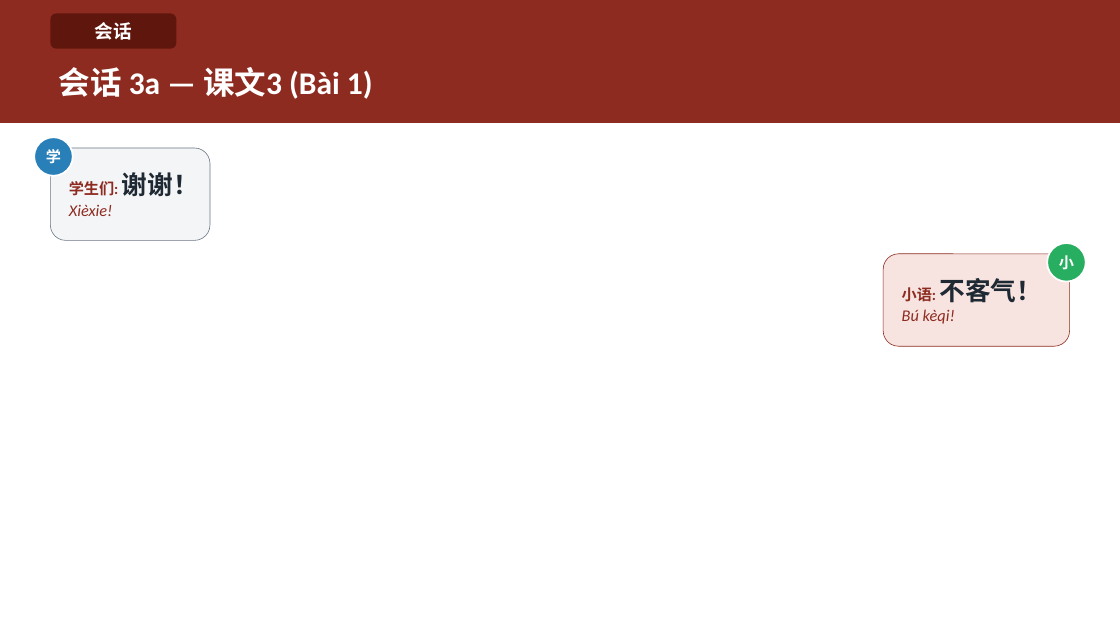
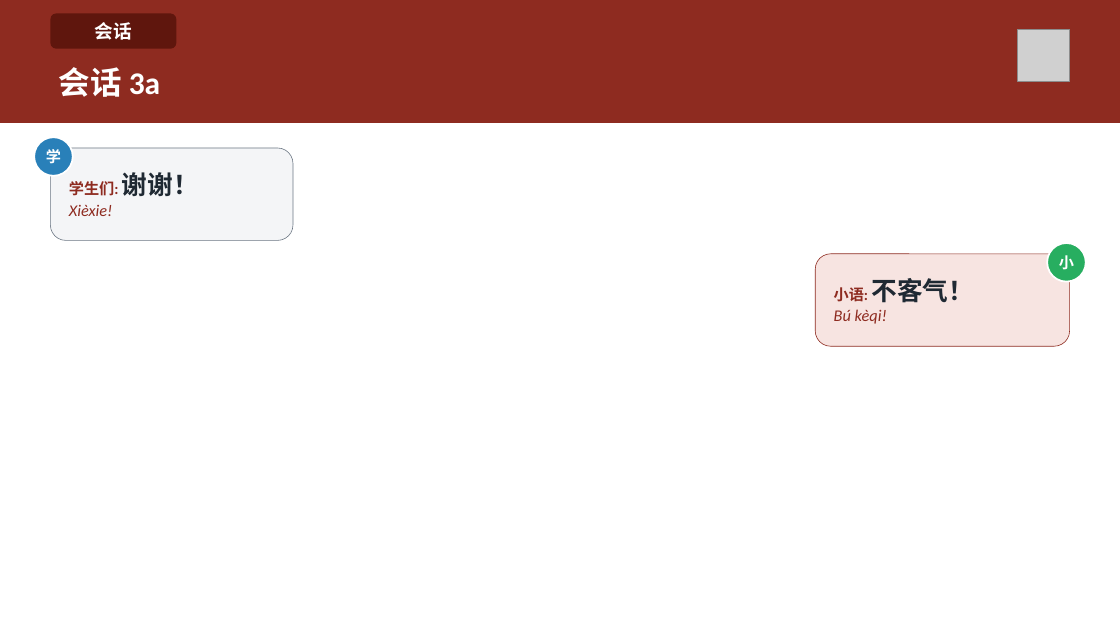
Before and after one commit to HuyenNguyen911/chinese-learning-os, a slide deck: slide 22 of output/hsk1/buoi02_chaohoi_lamquen/slide/Buoi-02-Chaohoi-Lamquen.pptx. Drawn at 1120x630 pixels with LibreOffice and Linux fonts; fonts in the diff are those of the drawing; grey boxes stand for pictures. Boxes give left, top, right and bottom in pixels: in the first picture for what was removed or moved away, otherwise in the second. Text is boxed around its words. In the diff, an @@ line names an element or a change of style, - is before the commit and + after.

```diff
--- a/output/hsk1/buoi02_chaohoi_lamquen/slide/Buoi-02-Chaohoi-Lamquen.pptx
+++ b/output/hsk1/buoi02_chaohoi_lamquen/slide/Buoi-02-Chaohoi-Lamquen.pptx
@@ picture added at (1017,29,1070,82) @@
@@ text at (59,67,160,97): text changed @@
-会话 3a — 课文3 (Bài 1)
+会话 3a
@@ rounded rectangle "学生们: 谢谢！": place and size @@
-rounded rectangle "学生们: 谢谢！" at (50,148,210,240)
+rounded rectangle "学生们: 谢谢！" at (50,148,293,240)
@@ rounded rectangle "小语: 不客气！": place and size @@
-rounded rectangle "小语: 不客气！" at (883,254,1070,346)
+rounded rectangle "小语: 不客气！" at (816,254,1070,346)
```
Also in this commit, not shown: 22 other slides changed, 24 other files.
